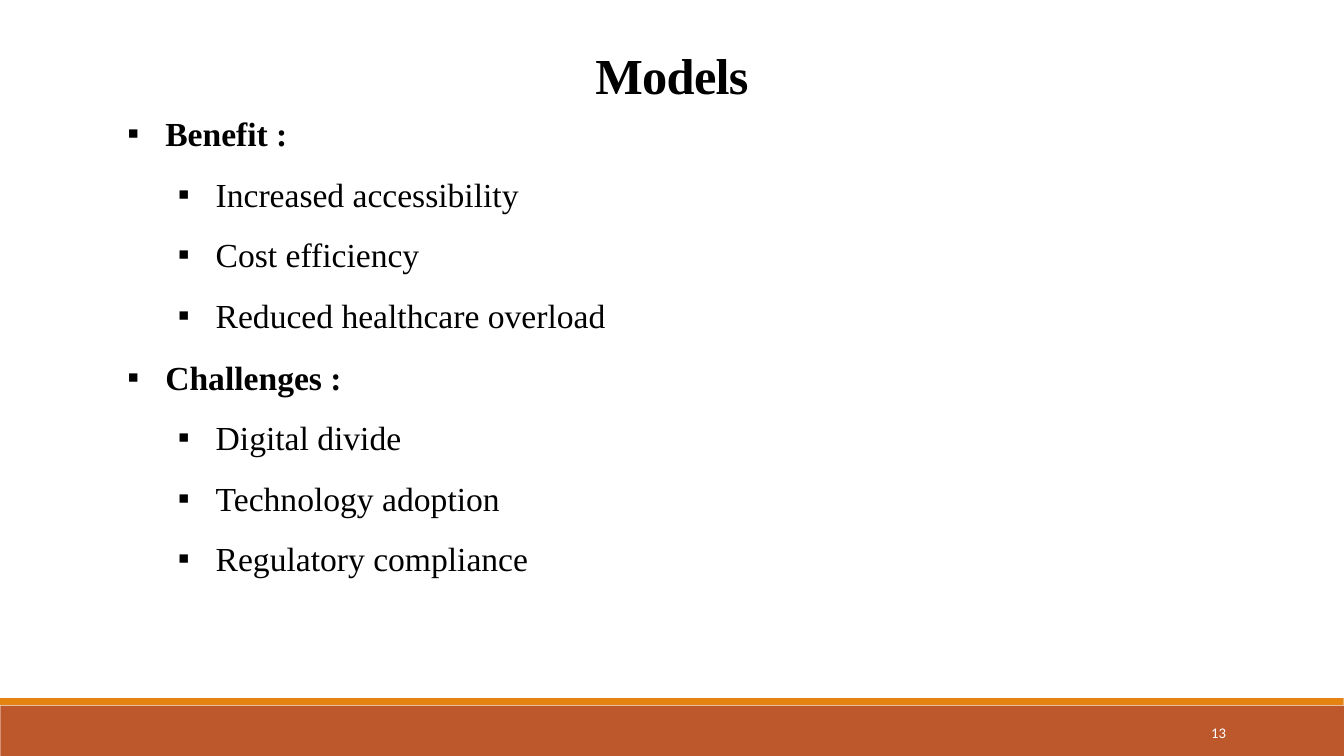
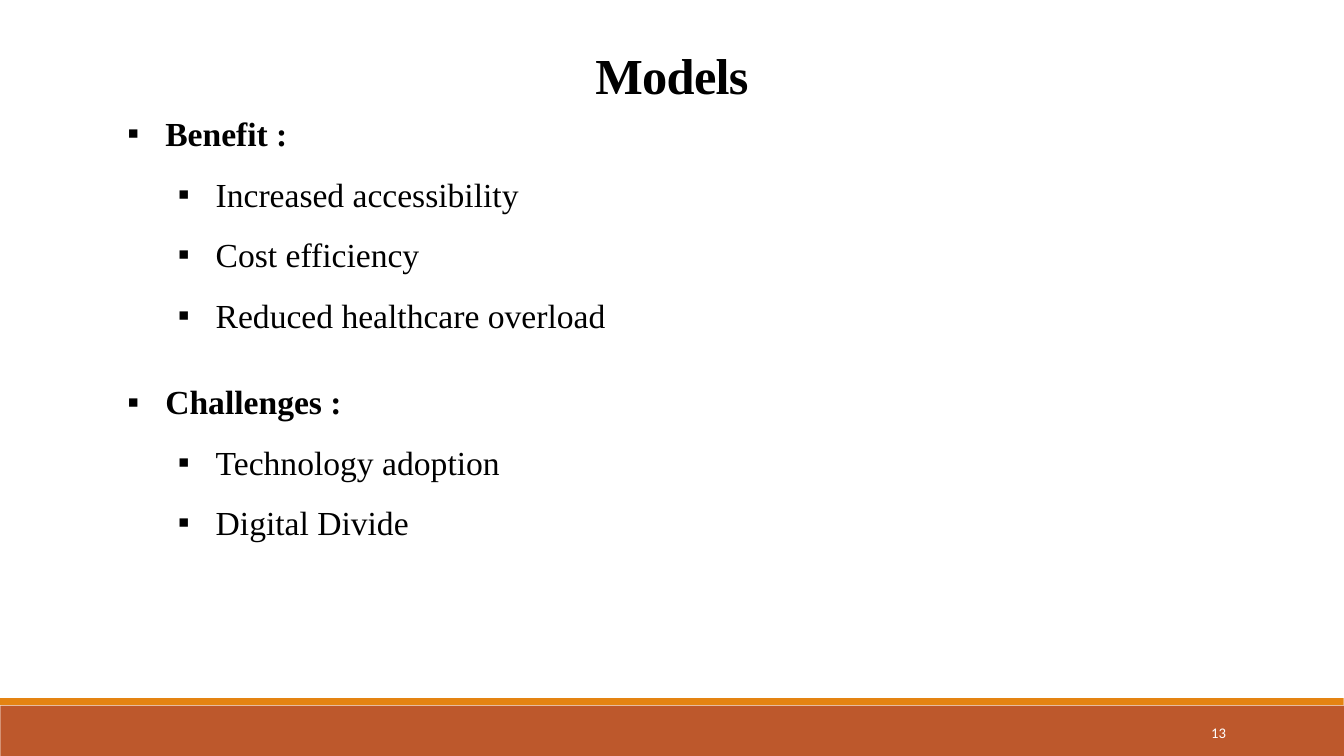
Before and after one commit to Devjethva1111/Metaverse-in-Healthcare, a slide deck: slide 13 of Seminar PPT/23MDS003 - Seminar.pptx. Drawn at 1344x756 pixels with LibreOffice and Linux fonts; fonts in the diff are those of the drawing. Boxes give left, top, right and bottom in pixels: in the first picture for what was removed or moved away, otherwise in the second. Text is boxed around its words. In the diff, an @@ line names an element or a change of style, - is before the commit and + after.

```diff
--- a/Seminar PPT/23MDS003 - Seminar.pptx
+++ b/Seminar PPT/23MDS003 - Seminar.pptx
@@ text "Challenges :": place and size @@
-text "Challenges :" at box(165, 366, 528, 578)
+text "Challenges :" at box(165, 390, 500, 542)
@@ text at box(216, 426, 401, 457): paragraph removed @@
-  ▪ Digital divide
@@ text at box(216, 511, 408, 542): text changed @@
-  ▪ Regulatory compliance
+  ▪ Digital Divide
```
Also in this commit, not shown: 13 other slides changed, 1 slide added, 2 other files.
